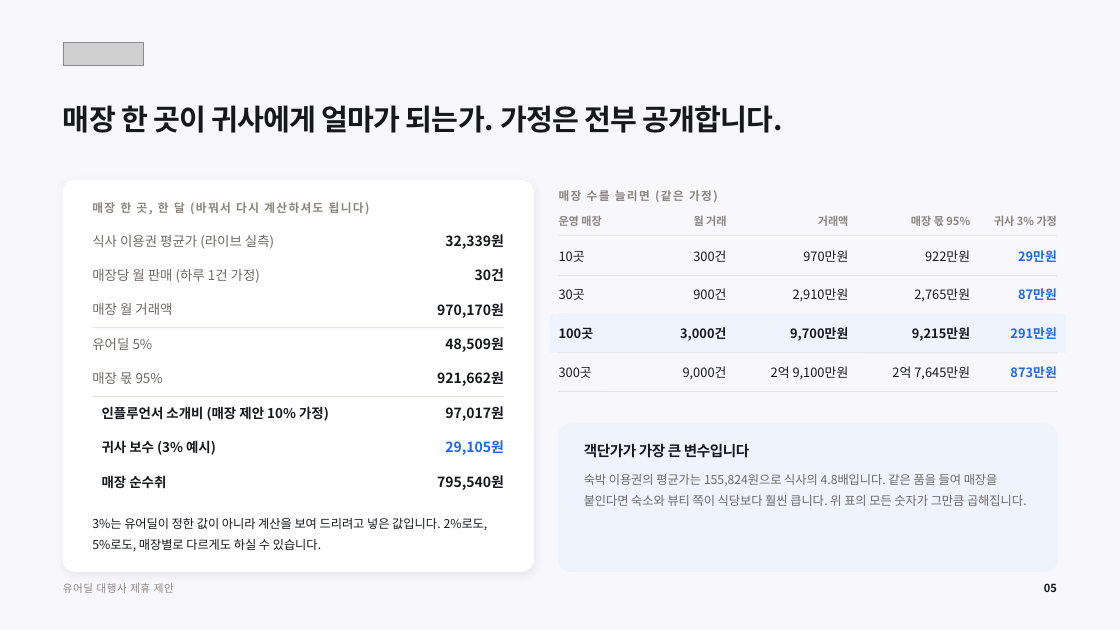
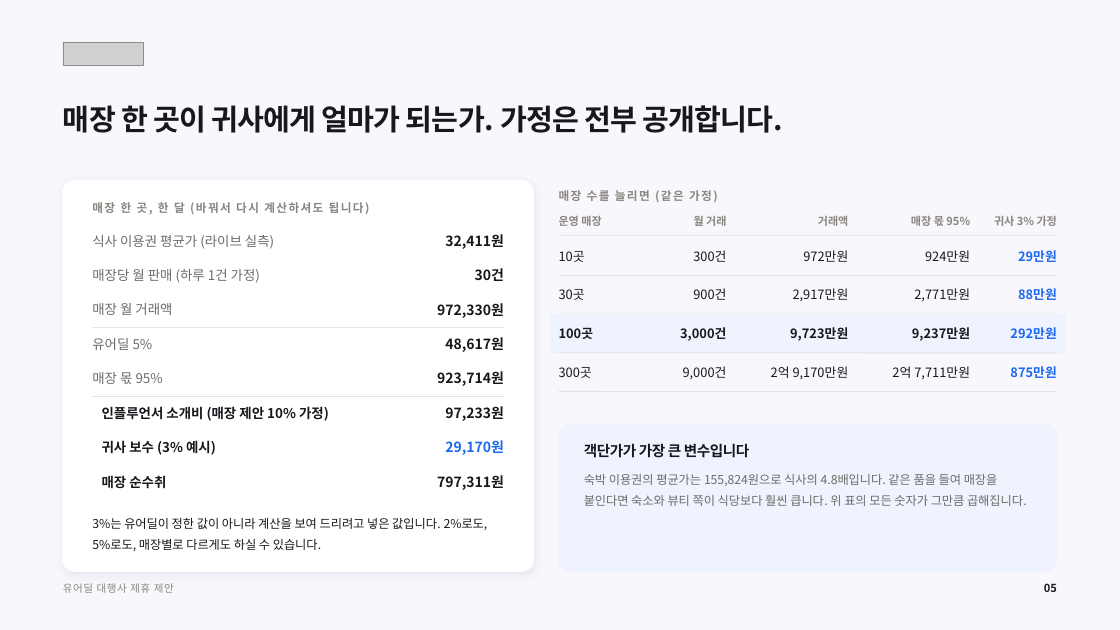
Before and after one commit to tobe2111/ur-live, a slide deck: slide 5 of docs/business/proposals/urdeal-agency-proposal.pptx. Drawn at 1120x630 pixels with LibreOffice and Linux fonts; fonts in the diff are those of the drawing; grey boxes stand for pictures. Boxes give left, top, right and bottom in pixels: in the first picture for what was removed or moved away, otherwise in the second. Text is boxed around its words. In the diff, an @@ line names an element or a change of style, - is before the commit and + after.

```diff
--- a/docs/business/proposals/urdeal-agency-proposal.pptx
+++ b/docs/business/proposals/urdeal-agency-proposal.pptx
@@ text at box(445, 234, 504, 249): text changed @@
-32,339원
+32,411원
@@ text at box(803, 250, 848, 262): text changed @@
-970만원
+972만원
@@ text at box(925, 250, 970, 262): text changed @@
-922만원
+924만원
@@ text at box(793, 288, 849, 301): text changed @@
-2,910만원
+2,917만원
@@ text at box(914, 288, 970, 301): text changed @@
-2,765만원
+2,771만원
@@ text at box(1018, 288, 1057, 300): text changed @@
-87만원
+88만원
@@ text at box(437, 303, 504, 318): text changed @@
-970,170원
+972,330원
@@ text at box(790, 327, 848, 341): text changed @@
-9,700만원
+9,723만원
@@ text at box(912, 327, 970, 341): text changed @@
-9,215만원
+9,237만원
@@ text at box(1010, 327, 1056, 339): text changed @@
-291만원
+292만원
@@ text at box(445, 337, 504, 352): text changed @@
-48,509원
+48,617원
@@ text at box(437, 371, 504, 386): text changed @@
-921,662원
+923,714원
@@ text at box(771, 366, 849, 379): text changed @@
-2억 9,100만원
+2억 9,170만원
@@ text at box(892, 366, 970, 379): text changed @@
-2억 7,645만원
+2억 7,711만원
@@ text at box(1010, 366, 1056, 378): text changed @@
-873만원
+875만원
@@ text at box(445, 406, 504, 421): text changed @@
-97,017원
+97,233원
@@ text at box(445, 440, 504, 455): text changed @@
-29,105원
+29,170원
@@ text at box(437, 475, 504, 490): text changed @@
-795,540원
+797,311원
```
Also in this commit, not shown: 6 other slides changed, 3 other files.
